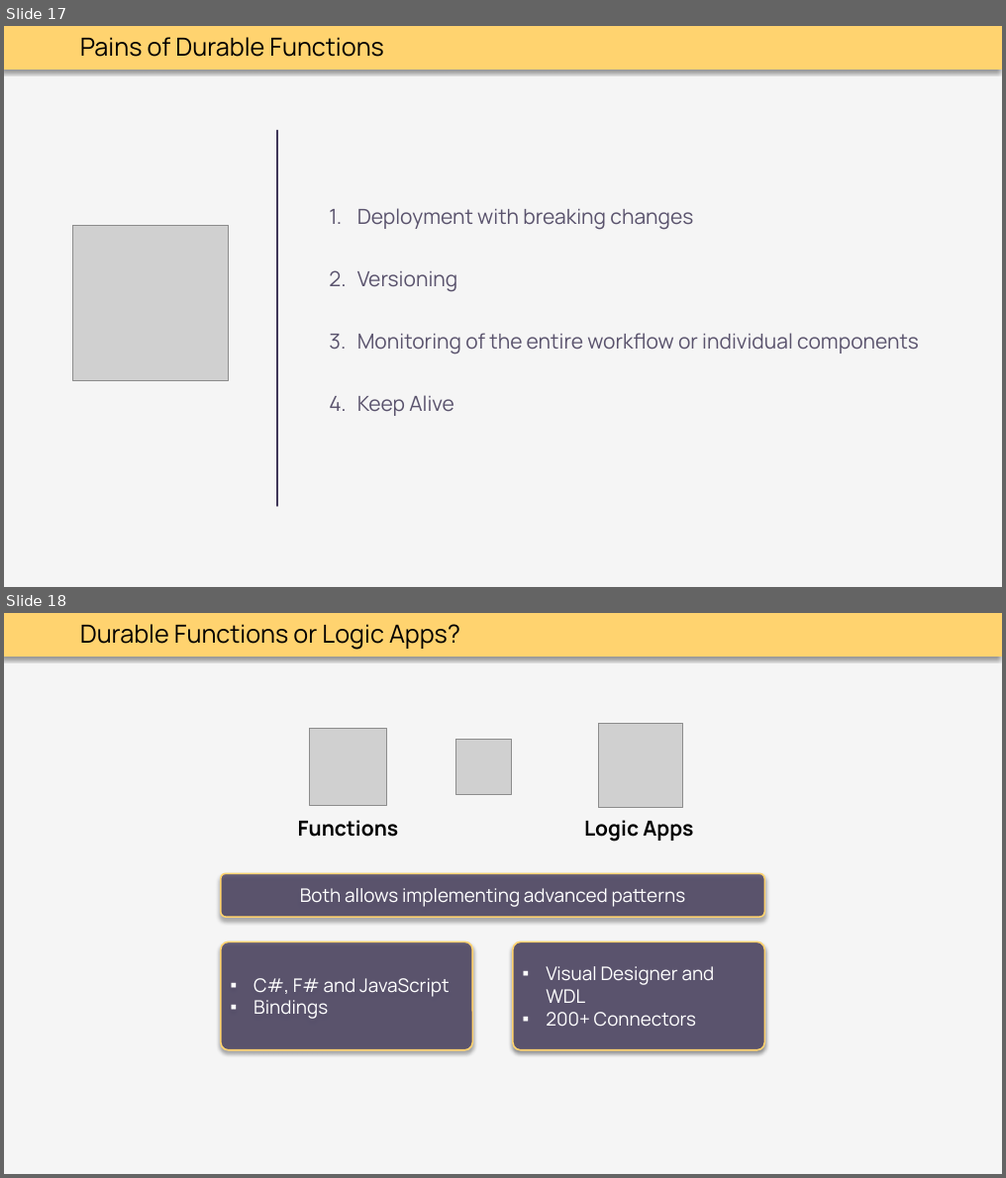
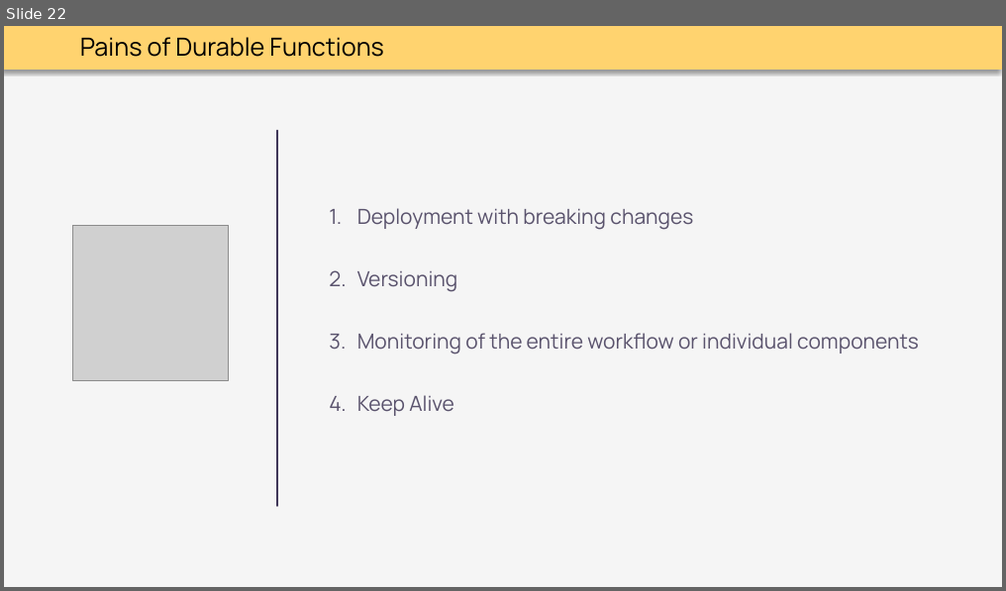
Before and after one commit to thoemmi/DurableFunctionsMeetupRosenheim, a slide deck: slides/Durable_Functions.pptx. Shown one above the other, each under a label of ours: slides 17 and 18 before the commit, slide 22 after it. The pictures are 1006x1178 and 1006x591 pixels, drawn with LibreOffice and Linux fonts; fonts in the diff are those of the drawing; grey boxes stand for pictures. Boxes give left, top, right and bottom in pixels: in the first picture for what was removed or moved away, otherwise in the second. Text is boxed around its words. In the diff, an @@ line names an element or a change of style, - is before the commit and + after.

```diff
--- a/slides/Durable_Functions.pptx
+++ b/slides/Durable_Functions.pptx
@@ slide 18 removed at bbox=[4, 613, 1002, 1174], background #F5F5F5; not listed: 1 template element that a slide beside it also shows @@
@@ text removed at bbox=[80, 624, 460, 649] @@
-Durable Functions or Logic Apps?
@@ picture removed at bbox=[310, 728, 386, 805] @@
@@ picture removed at bbox=[598, 723, 682, 807] @@
@@ picture removed at bbox=[456, 739, 512, 794] @@
@@ text removed at bbox=[298, 820, 399, 837] @@
-Functions
@@ text removed at bbox=[584, 820, 693, 842] @@
-Logic Apps
@@ rounded rectangle removed at bbox=[221, 873, 764, 917] @@
-Both allows implementing advanced patterns
@@ rounded rectangle removed at bbox=[221, 943, 472, 1051] @@
-▪ C#, F# and JavaScript
-▪ Bindings
@@ rounded rectangle removed at bbox=[513, 943, 765, 1051] @@
-▪ Visual Designer and WDL
-▪ 200+ Connectors
@@ what was slide 17 is now slide 22 @@
```
Also in this commit, not shown: 6 slides added, 1 other slide removed.
